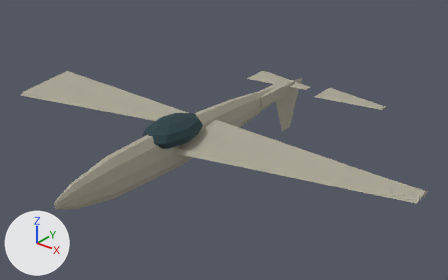
An edit to the glTF model game/assets/units/il2.glb, drawn before and after from the same camera.
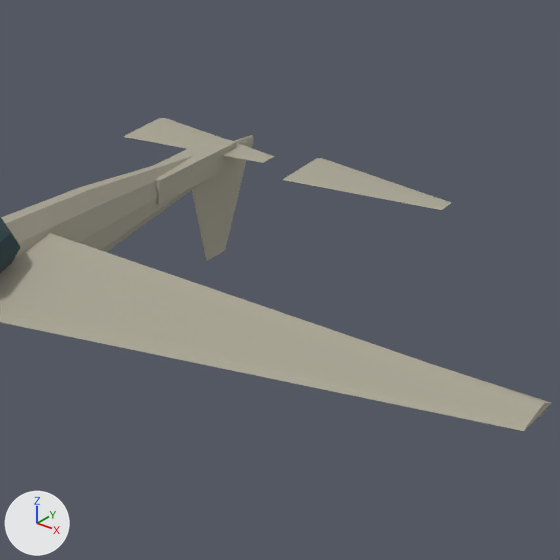
Each version is shown whole from a camera (50 mm lens) standing at (11.56, -13.42, 9.71) and looking at (0.49, 0.42, 1.13), then close up on the part from 43% to 96% of the width and 7% to 92% of the height. The axes (+X, +Y, +Z) are drawn at lower left. The lights are the same throughout. The older version's two pictures come first. Where no turn or scale is listed for an object, it has been applied to the vertices.

The scene before the commit, as lines of its bpy script (objects in view):
```python
me_elevator_l = bpy.data.meshes.new('Elevator_L')
me_elevator_l.from_pydata(...)  # 8 vertices, 12 faces; spans x 0.0..2.34, y -0.57..0.57, z 0.0..0.05
me_elevator_l.materials.append(mat_camo)  # grey #aaa695
me_elevator_r = bpy.data.meshes.new('Elevator_R')
me_elevator_r.from_pydata(...)  # 8 vertices, 12 faces; spans x 0.0..2.34, y -0.57..0.57, z 0.0..0.05
me_elevator_r.materials.append(mat_camo)  # grey #aaa695
me_rudder = bpy.data.meshes.new('Rudder')
me_rudder.from_pydata(...)  # 8 vertices, 12 faces; spans x 0.0..0.05, y -0.91..0.91, z -1.76..0.0
me_rudder.materials.append(mat_camo)  # grey #aaa695
me_tailboom = bpy.data.meshes.new('TailBoom')
me_tailboom.from_pydata(...)  # a box spanning x -0.21..0.21, y -1.03..1.03, z -0.19..0.19
me_tailboom.materials.append(mat_camo)  # grey #aaa695
ob_elevator_l = bpy.data.objects.new('Elevator_L', me_elevator_l)
ob_elevator_l.location = (-1.46, 4.79, 1.64)
ob_elevator_r = bpy.data.objects.new('Elevator_R', me_elevator_r)
ob_elevator_r.location = (1.46, 4.79, 1.64)
ob_rudder = bpy.data.objects.new('Rudder', me_rudder)
ob_rudder.location = (0.0, 4.79, 1.55)
ob_tailboom = bpy.data.objects.new('TailBoom', me_tailboom)
ob_tailboom.location = (0.0, 3.88, 1.55)
# also in view: 'Fuselage' at (0.0, 0.0, 1.47); 'Wing_R' at (3.5, -0.55, 1.64)
```
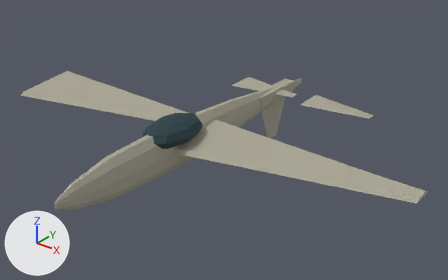
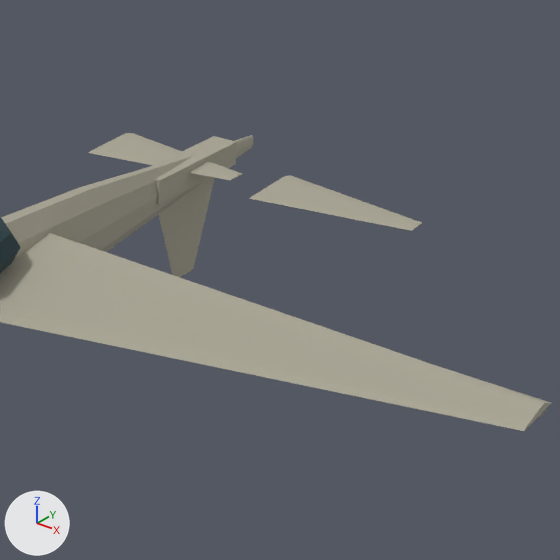
The change, as a list of edits to the scene's bpy script:
```text
Change ob_elevator_l:
    ob_elevator_l.location: (-1.46, 4.79, 1.64) -> (-1.46, 3.88, 1.64)
Change ob_elevator_r:
    ob_elevator_r.location: (1.46, 4.79, 1.64) -> (1.46, 3.88, 1.64)
Change ob_rudder:
    ob_rudder.location: (0.0, 4.79, 1.55) -> (0.0, 3.88, 1.55)
```

Boxes (x1, y1, x2, y2) around the edits, measured in the close-ups (560 x 560 px):
'Elevator_R', moved
    before: (283, 158, 451, 210)
    after: (249, 175, 422, 231)
'Rudder', moved
    before: (192, 139, 249, 261)
    after: (158, 177, 215, 277)
'Elevator_L', moved
    before: (124, 118, 275, 163)
    after: (89, 133, 242, 180)
